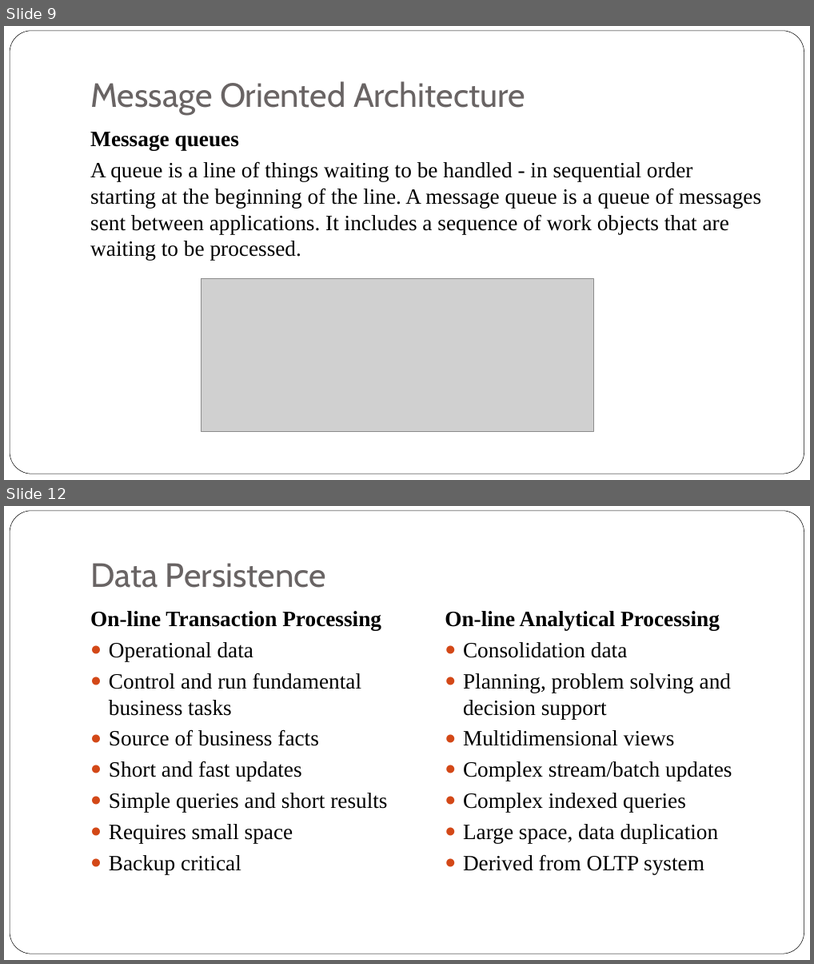
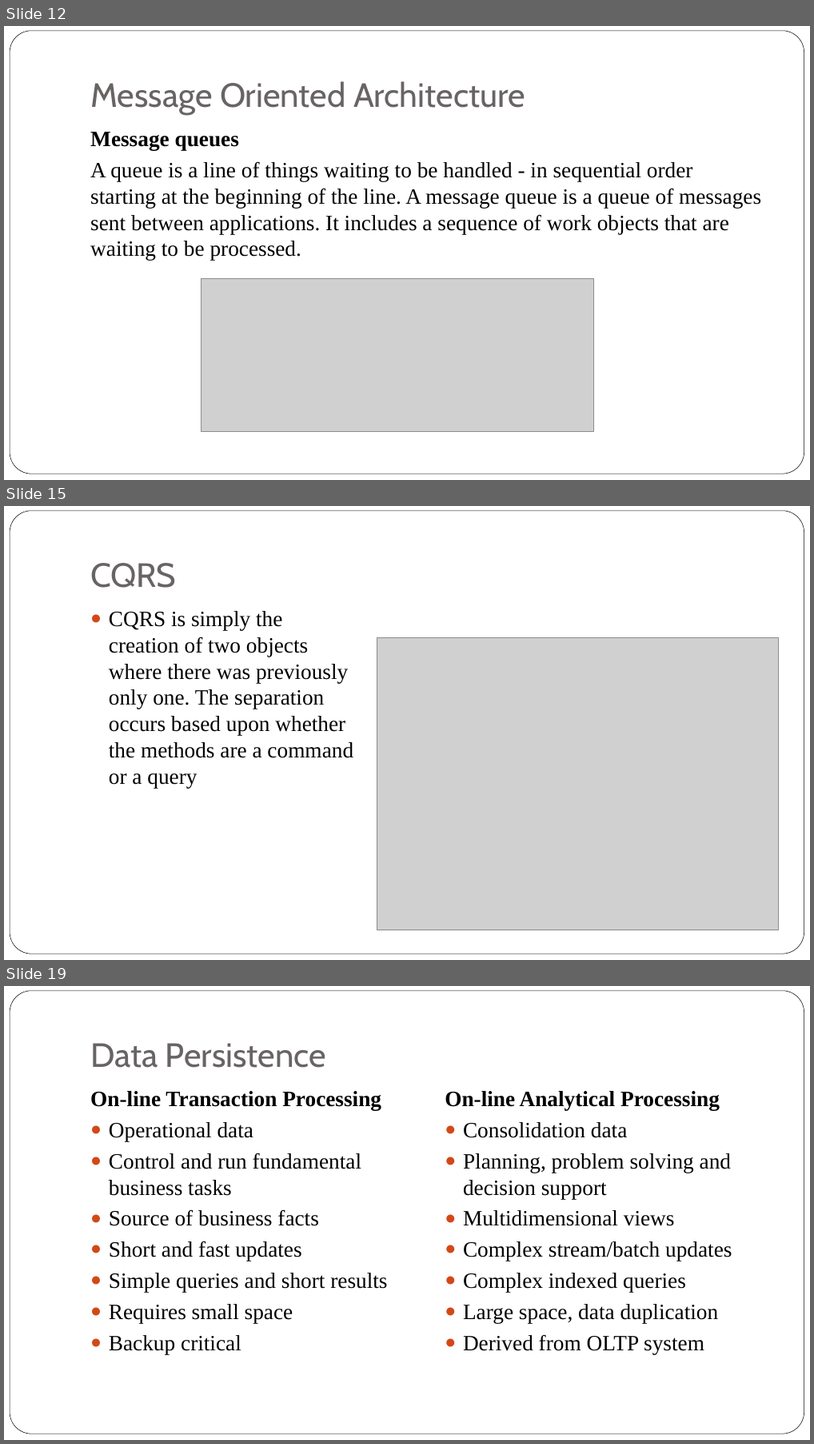
Before and after one commit to iskandersierra/DevSharp, a slide deck: Docs/Distributed Architecture.pptx. Shown one above the other, each under a label of ours: slides 9 and 12 before the commit, slides 12, 15 and 19 after it; the slides between them are not shown. The pictures are 814x964 and 814x1444 pixels, drawn with LibreOffice and Linux fonts; fonts in the diff are those of the drawing; grey boxes stand for pictures. Boxes give left, top, right and bottom in pixels: in the first picture for what was removed or moved away, otherwise in the second. Text is boxed around its words. In the diff, an @@ line names an element or a change of style, - is before the commit and + after.

```diff
--- a/Docs/Distributed Architecture.pptx
+++ b/Docs/Distributed Architecture.pptx
@@ slide 15 added at (4, 506, 810, 960), background #FFFFFF; not listed: 1 template element that a slide beside it also shows @@
@@ title added at (90, 563, 176, 588), 40 pt, text #696464 @@
+CQRS
@@ text added at (109, 611, 354, 788), 26 pt, text #000000 @@
+● CQRS is simply the creation of two objects where there was previously only one. The separation occurs based upon whether the methods are a command or a query
@@ picture added at (378, 637, 779, 929) @@
@@ what was slide 9 is now slide 12 @@
@@ what was slide 12 is now slide 19 @@
```
Also in this commit, not shown: 6 slides changed, 6 other slides added, 3 slides removed.
